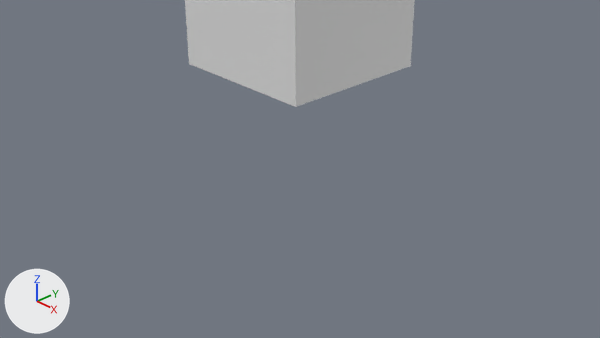
The Blender file tests/parenting.blend as it was, and as the next commit left it.
Both versions are drawn from the file's camera 'Camera'. The axes (+X, +Y, +Z) are drawn at lower left. The lights are the same throughout.
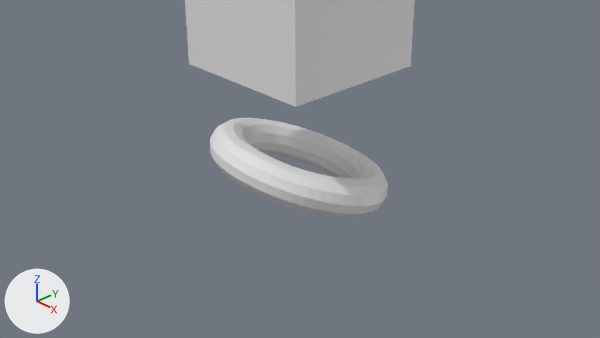
Boxes (x1, y1, x2, y2) around the edits, measured in the pictures (600 x 338 px):
'Torus', added
    after: (210, 118, 388, 217)

Patch to the scene script:
```diff
--- a/tests/parenting.blend.py
+++ b/tests/parenting.blend.py
@@ me_torus @@
+me_torus.from_pydata(...)  # a torus around z (ring radius 1.0, tube radius 0.25) spanning x -1.25..1.25, y -1.25..1.25, z -0.25..0.25
@@ ob_torus @@
+ob_torus = bpy.data.objects.new('Torus', me_torus)
+ob_torus.parent = ob_cube
+ob_torus.matrix_parent_inverse = Matrix(((1.0, 0.0, 0.0, 0.0), (0.0, 1.0, 0.0, 0.0), (0.0, 0.0, 1.0, -2.414), (0.0, 0.0, 0.0, 1.0)))
+ob_torus.location = (0.0, 0.0, 0.0)
+ob_torus.rotation_euler = (-0.339, 0.0428, -0.194)  # degrees (-19, 2.5, -11)
```
